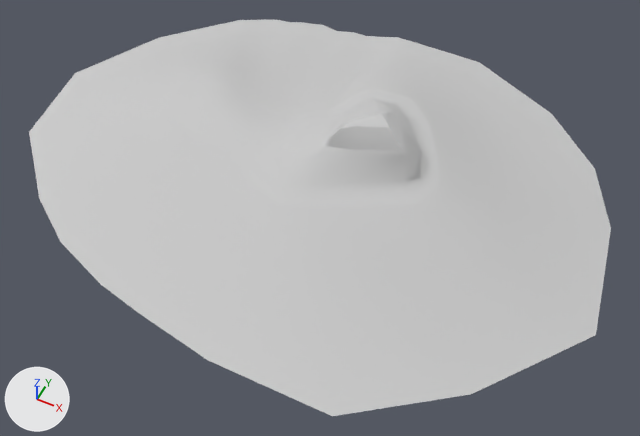
Renders of the FBX model Assets/Art/mesh/Island.FBX from each side of a commit.
Before and after are seen from a camera (50 mm lens) standing at (108.0, -210.0, 219.0) and looking at (13.0, -19.0, -20.0). The lights are fixed; the arrows at lower left show +X, +Y and +Z. Where no turn or scale is listed for an object, it has been applied to the vertices.

The first picture shows 'Island'.
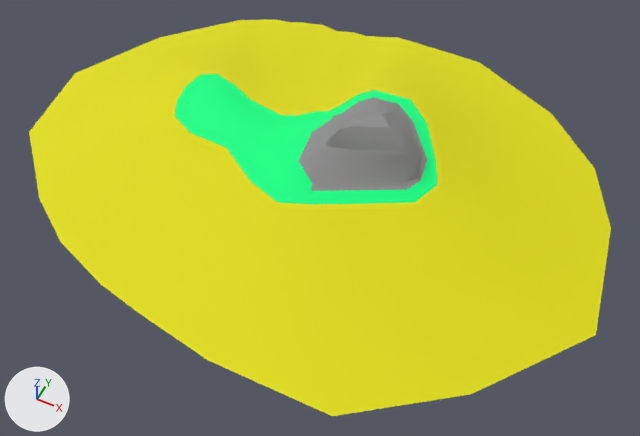
Boxes (x1, y1, x2, y2) around the edits, measured in the pictures (640 x 436 px):
'Island', recoloured (grey to yellow): (29, 20, 611, 416) in both
part 1 of me_island_ncl1_1, recoloured (grey to yellow): (29, 20, 611, 416) in both
part 2 of me_island_ncl1_1, recoloured: (299, 98, 427, 191) in both

The change, as a diff of the scene's bpy script:
```diff
--- a/Assets/Art/mesh/Island.FBX.py
+++ b/Assets/Art/mesh/Island.FBX.py
@@ mat_01___default @@
 mat_01___default = principled_material('01 - Default')
-mat_01___default.base_color = (0.588, 0.588, 0.588)  # light grey #cacaca
+mat_01___default.base_color = (0.0, 1.0, 0.235)  # green #00ff85
 mat_01___default.roughness = 0.859
@@ mat_material__79 @@
+mat_material__79 = principled_material('Material #79')
+mat_material__79.base_color = (0.275, 0.275, 0.275)  # grey #8f8f8f
+mat_material__79.roughness = 0.859
@@ mat_02___default @@
+mat_02___default = principled_material('02 - Default')
+mat_02___default.base_color = (0.749, 0.722, 0.0)  # yellow #e0dd00
+mat_02___default.roughness = 0.859
@@ me_island_ncl1_1 @@
 me_island_ncl1_1.from_pydata(...)  # 292 vertices, 283 faces; spans x -115.0..115.0, y -90.0..90.0, z -18.0..19.0
 # used by ob_island; location = (0.0, 0.0, 0.0)
+# me_island_ncl1_1 part 1: 140 of the faces centred in x -107.0..103.0, y -81.0..82.0, z -16.0..1.0 switch from mat_01___default (light grey #cacaca) to mat_02___default (yellow #e0dd00)
+# me_island_ncl1_1 part 2: all 59 faces centred in x 5.0..42.0, y -22.0..25.0, z 3.0..19.0 switch from mat_01___default (light grey #cacaca) to mat_material__79 (grey #8f8f8f)
```
